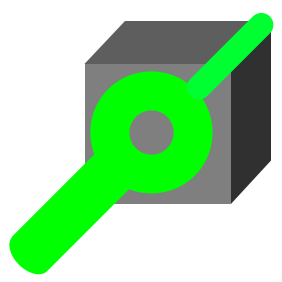
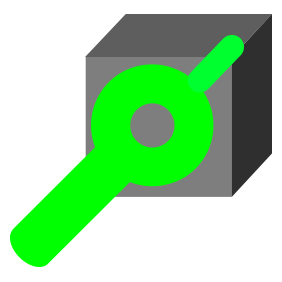
Two versions of the same layered image (282×282). Layer-by-layer changes:
added layer "Ebene 1" above "Icons_Interaction_Lab_NEAR_Stick" over (x1=10, y1=14, x2=272, y2=267)
hid "Icons_Interaction_Lab_NEAR_Stick" over (x1=9, y1=12, x2=274, y2=275)
